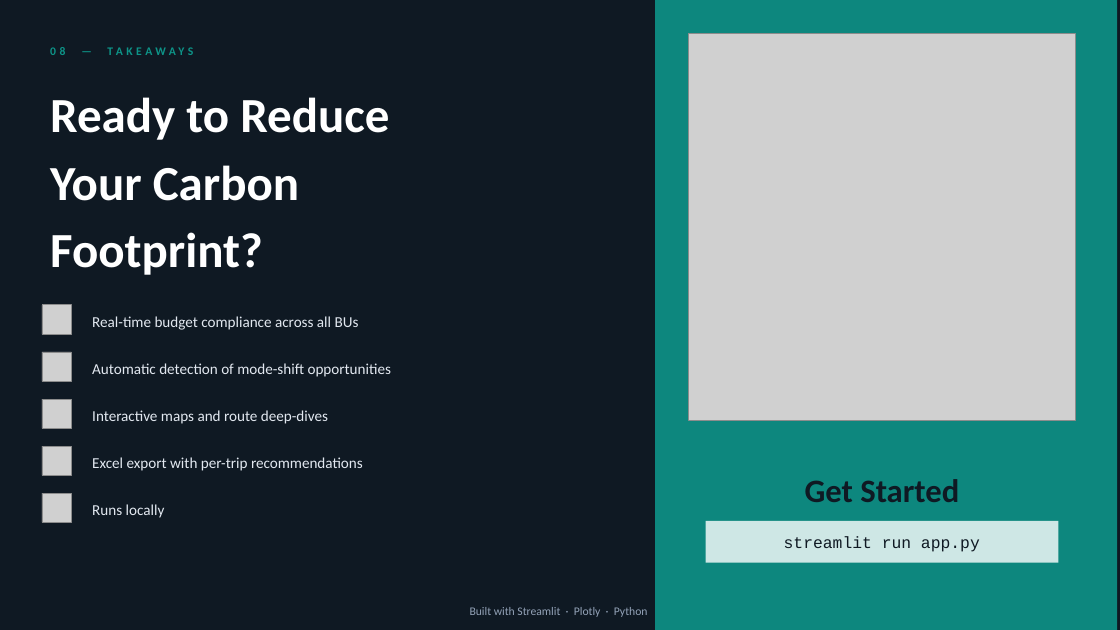
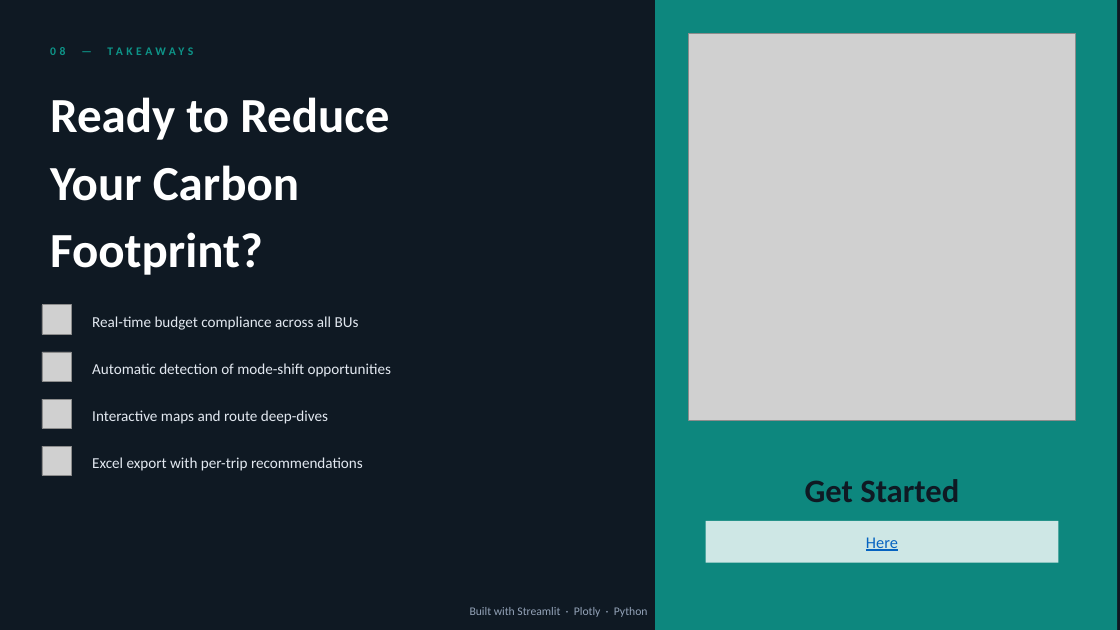
Before and after one commit to podsv-fs26-ad24/group7_carbon_gatekeeper_dashboard, a slide deck: slide 10 of presentation/dashboard_presentation.pptx (slide 9 before the commit). Drawn at 1120x630 pixels with LibreOffice and Linux fonts; fonts in the diff are those of the drawing; grey boxes stand for pictures. Boxes give left, top, right and bottom in pixels: in the first picture for what was removed or moved away, otherwise in the second. Text is boxed around its words. In the diff, an @@ line names an element or a change of style, - is before the commit and + after.

```diff
--- a/presentation/dashboard_presentation.pptx
+++ b/presentation/dashboard_presentation.pptx
@@ picture removed at (x1=42, y1=493, x2=71, y2=523) @@
@@ text removed at (x1=92, y1=504, x2=165, y2=518) @@
-Runs locally
@@ text in rectangle at (x1=866, y1=537, x2=898, y2=551): text changed; font Courier New to Calibri; text colour #0F1923 to #0563C1 @@
-streamlit run app.py
+Here
```
Also in this commit, not shown: 3 other slides changed, 1 slide added, 2 other files.
